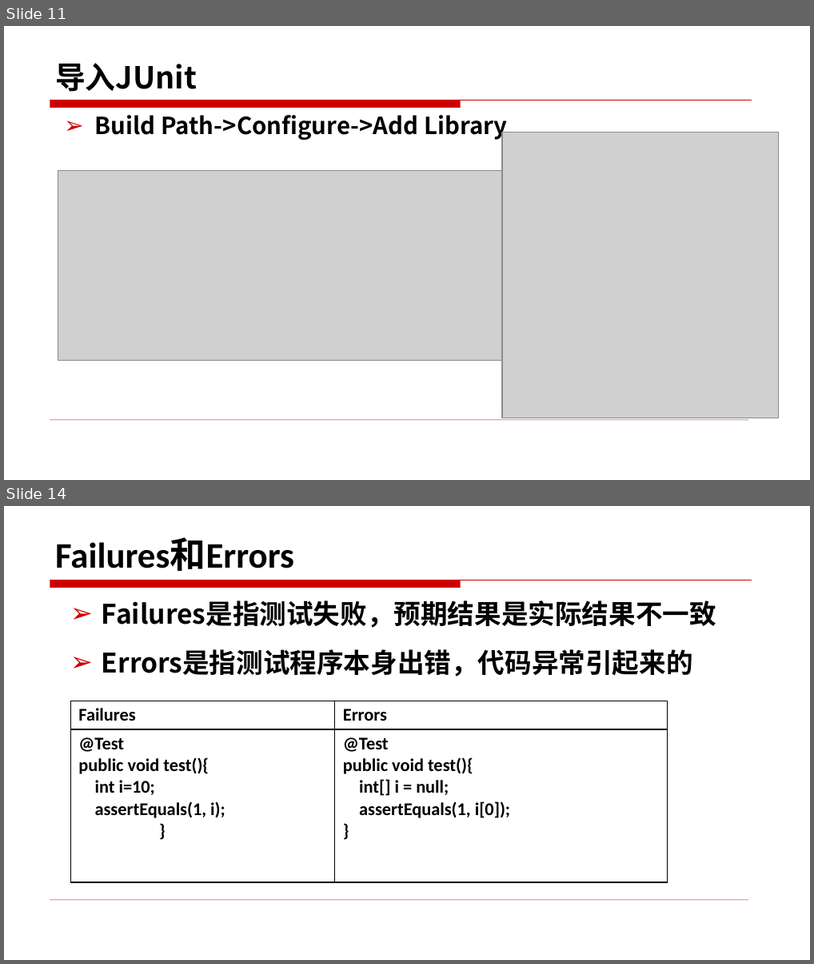
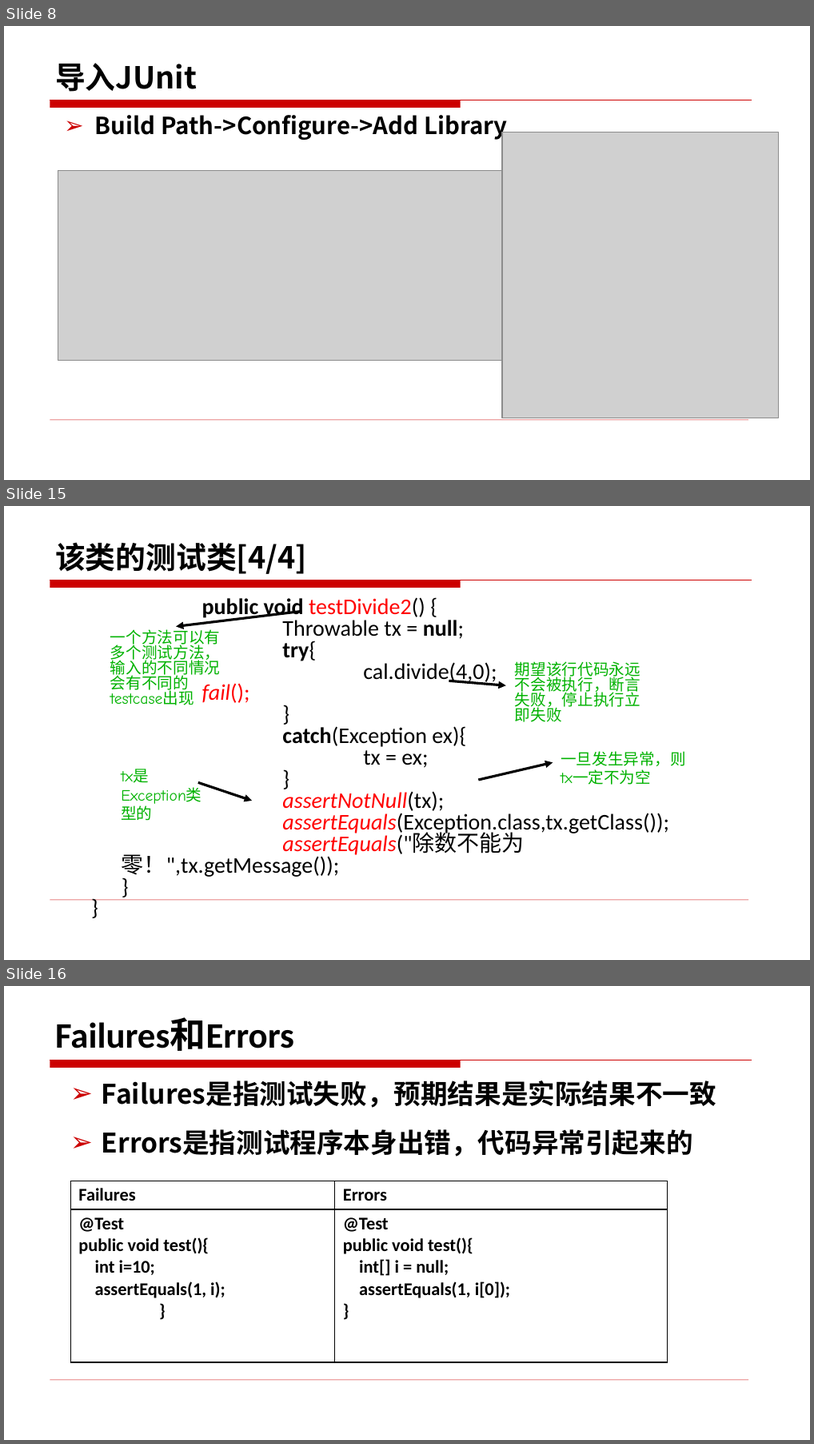
Before and after one commit to edu2act/course-foundation-software-tesing, a slide deck: materials/slides/7.2.pptx. Shown one above the other, each under a label of ours: slides 11 and 14 before the commit, slides 8, 15 and 16 after it; the slides between them are not shown. The pictures are 814x964 and 814x1444 pixels, drawn with LibreOffice and Linux fonts; fonts in the diff are those of the drawing; grey boxes stand for pictures. Boxes give left, top, right and bottom in pixels: in the first picture for what was removed or moved away, otherwise in the second. Text is boxed around its words. In the diff, an @@ line names an element or a change of style, - is before the commit and + after.

```diff
--- a/materials/slides/7.2.pptx
+++ b/materials/slides/7.2.pptx
@@ slide 15 added at (4, 506, 810, 960), background #FFFFFF; not listed: 2 template elements that a slide beside it also shows @@
@@ title added at (55, 542, 307, 574), 27 pt, text #000000, bold @@
+该类的测试类[4/4]
@@ group added at (110, 597, 686, 879): 5 texts, 4 arrows @@
+public void testDivide2() {
+Throwable tx = null;
+try{
+cal.divide(4,0); fail();
+}
+catch(Exception ex){
+tx = ex;
+}
+assertNotNull(tx);
+assertEquals(Exception.class,tx.getClass());
+assertEquals("除数不能为零！",tx.getMessage());
+}
+}
+一个方法可以有多个测试方法，输入的不同情况会有不同的testcase出现
+tx是Exception类型的
+一旦发生异常，则tx一定不为空
+期望该行代码永远不会被执行，断言失败，停止执行立即失败
@@ what was slide 11 is now slide 8 @@
@@ what was slide 14 is now slide 16 @@
```
Also in this commit, not shown: 5 slides changed, 11 other slides added, 5 slides removed.
